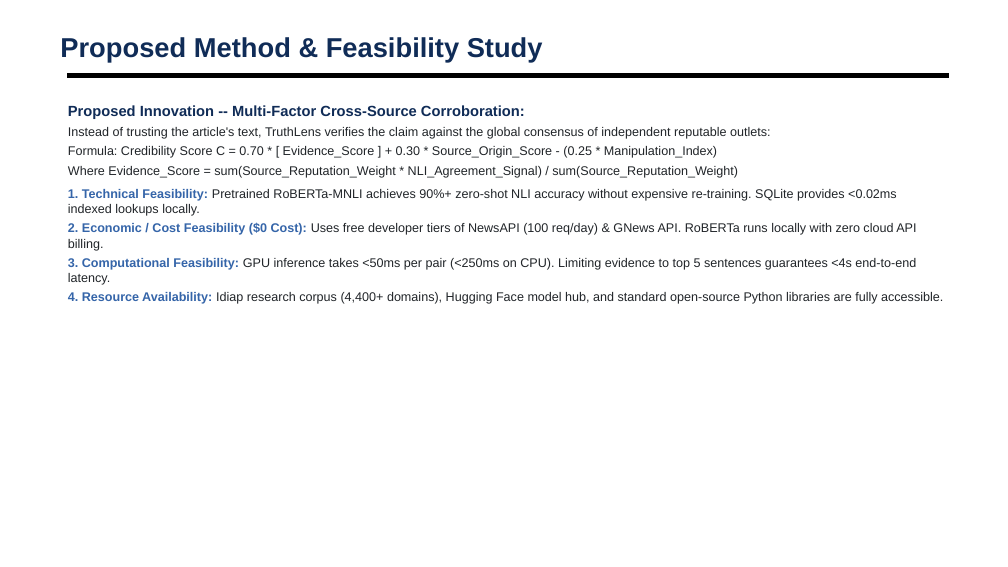
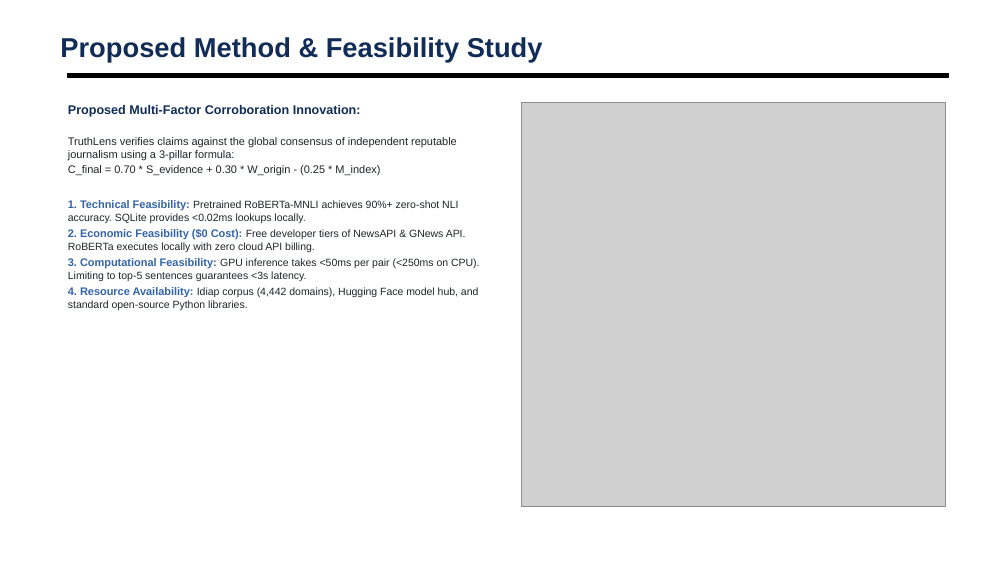
Before and after one commit to shubhamsapr5-eng/truth-lens, a slide deck: slide 10 of docs/AI_News_Credibility_Scorer_Review3.pptx. Drawn at 1008x567 pixels with LibreOffice and Linux fonts; fonts in the diff are those of the drawing; grey boxes stand for pictures; background and template pictures are left out. Boxes give left, top, right and bottom in pixels: in the first picture for what was removed or moved away, otherwise in the second. Text is boxed around its words. In the diff, an @@ line names an element or a change of style, - is before the commit and + after.

Commit message:
Expand Literature Review, embed 12 figures and 7 tables across Report & PPT
- Massively expanded Chapter 2 (Literature Review) with 8 sections covering 12 IEEE papers
- Added Table 2.1: 12-study comprehensive comparative literature matrix
- Generated & embedded 6 new figures (12 total): literature taxonomy, scoring pipeline, DFD L0/L1, ER schema, sequence diagram, case studies
- Added 7 academic tables with shaded headers and alternating rows
- Re-exported Word (.docx) and PDF reports (1.32 MB PDF, 2.12 MB DOCX)
- Updated Review 3 presentation slides 10 and 12 with scoring pipeline and DFD diagrams

```diff
--- a/docs/AI_News_Credibility_Scorer_Review3.pptx
+++ b/docs/AI_News_Credibility_Scorer_Review3.pptx
@@ text at <box>68,105,479,310</box>: text changed; size 12 to 10 pt @@
-Proposed Innovation -- Multi-Factor Cross-Source Corroboration:
-Instead of trusting the article's text, TruthLens verifies the claim against the global consensus of independent reputable outlets:
-Formula: Credibility Score C = 0.70 * [ Evidence_Score ] + 0.30 * Source_Origin_Score - (0.25 * Manipulation_Index)
-Where Evidence_Score = sum(Source_Reputation_Weight * NLI_Agreement_Signal) / sum(Source_Reputation_Weight)
-1. Technical Feasibility: Pretrained RoBERTa-MNLI achieves 90%+ zero-shot NLI accuracy without expensive re-training. SQLite provides <0.02ms indexed lookups locally.
-2. Economic / Cost Feasibility ($0 Cost): Uses free developer tiers of NewsAPI (100 req/day) & GNews API. RoBERTa runs locally with zero cloud API billing.
-3. Computational Feasibility: GPU inference takes <50ms per pair (<250ms on CPU). Limiting evidence to top 5 sentences guarantees <4s end-to-end latency.
-4. Resource Availability: Idiap research corpus (4,400+ domains), Hugging Face model hub, and standard open-source Python libraries are fully accessible.
+Proposed Multi-Factor Corroboration Innovation:
+TruthLens verifies claims against the global consensus of independent reputable journalism using a 3-pillar formula:
+C_final = 0.70 * S_evidence + 0.30 * W_origin - (0.25 * M_index)
+1. Technical Feasibility: Pretrained RoBERTa-MNLI achieves 90%+ zero-shot NLI accuracy. SQLite provides <0.02ms lookups locally.
+2. Economic Feasibility ($0 Cost): Free developer tiers of NewsAPI & GNews API. RoBERTa executes locally with zero cloud API billing.
+3. Computational Feasibility: GPU inference takes <50ms per pair (<250ms on CPU). Limiting to top-5 sentences guarantees <3s latency.
+4. Resource Availability: Idiap corpus (4,442 domains), Hugging Face model hub, and standard open-source Python libraries.
@@ picture added at <box>522,102,945,507</box> @@
```
Also in this commit, not shown: 1 other slide changed, 12 other files.
